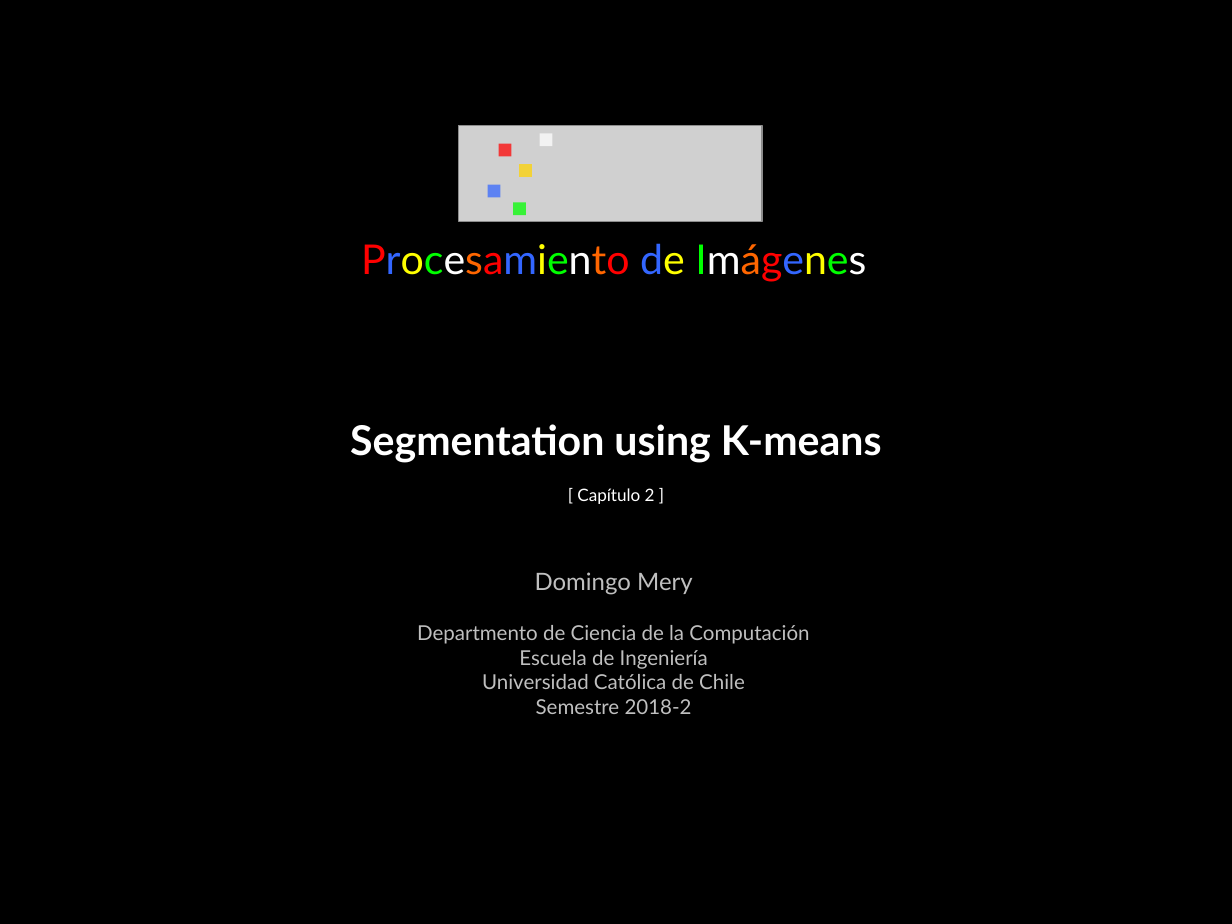
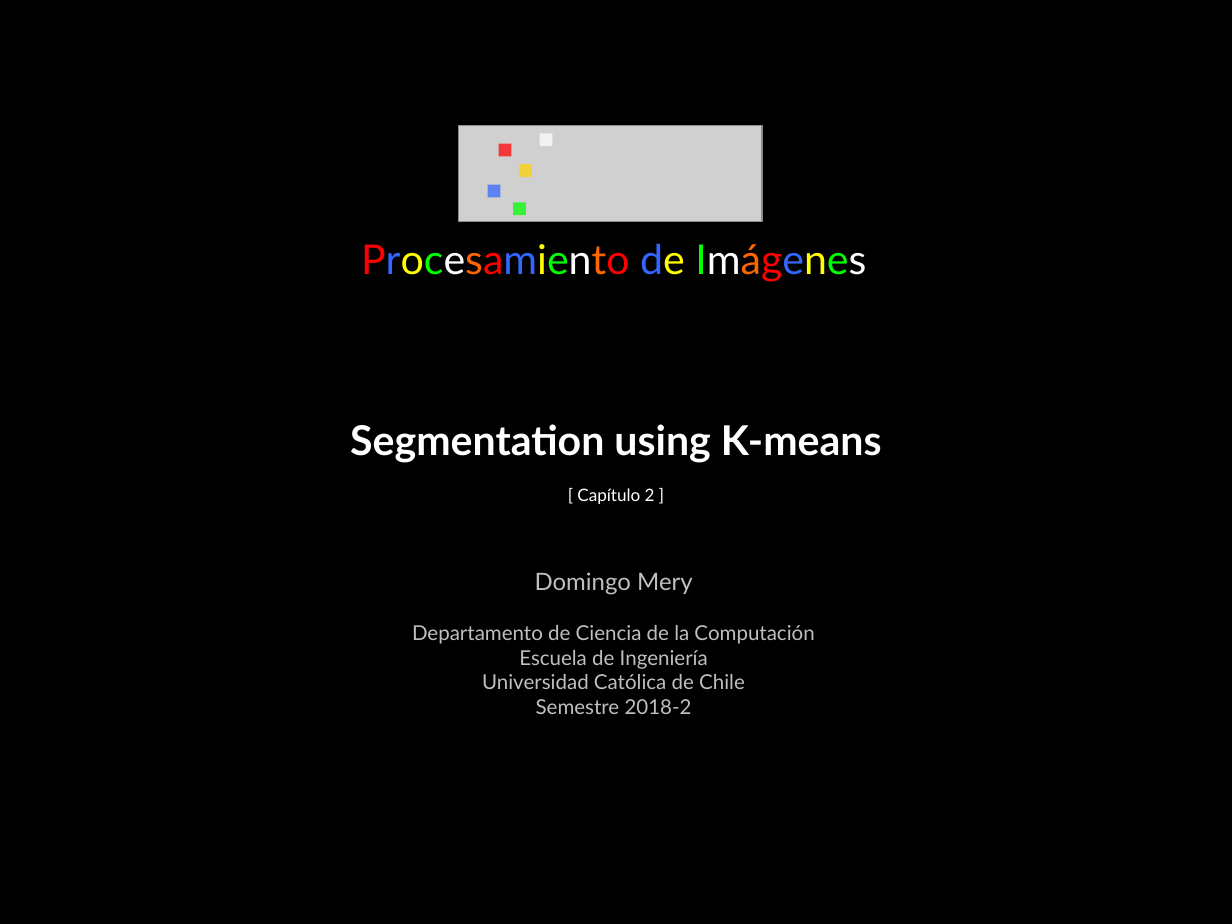
Before and after one commit to domingomery/imagenes, a slide deck: slide 1 of clases/Cap02_Color/presentations/IMG02_KMeans.pptx. Drawn at 1232x924 pixels with LibreOffice and Linux fonts; fonts in the diff are those of the drawing; grey boxes stand for pictures. Boxes give left, top, right and bottom in pixels: in the first picture for what was removed or moved away, otherwise in the second. Text is boxed around its words. In the diff, an @@ line names an element or a change of style, - is before the commit and + after.

```diff
--- a/clases/Cap02_Color/presentations/IMG02_KMeans.pptx
+++ b/clases/Cap02_Color/presentations/IMG02_KMeans.pptx
@@ text at [412,625,814,644]: text changed @@
-Departmento de Ciencia de la Computación
+Departamento de Ciencia de la Computación
```
Also in this commit, not shown: 2 other files.
